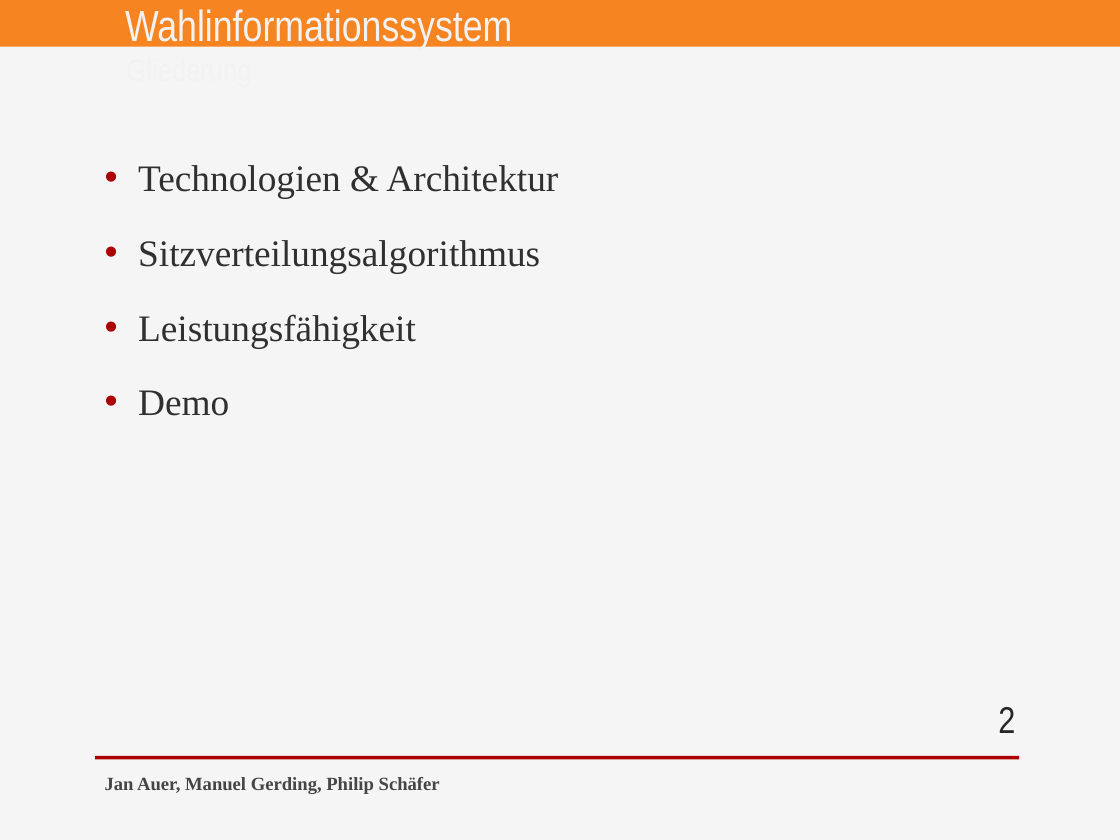
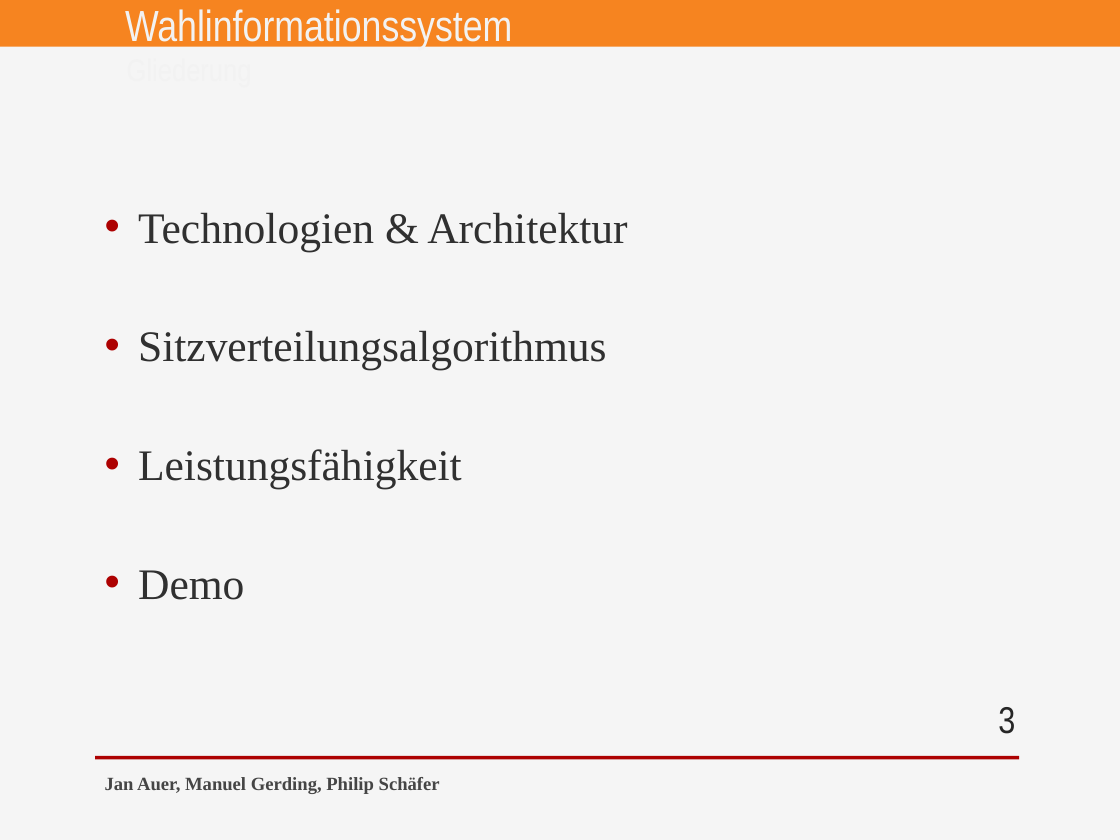
Before and after one commit to jan-auer/bundestag, a slide deck: slide 3 of docs/presentation.pptx (slide 2 before the commit). Drawn at 1120x840 pixels with LibreOffice and Linux fonts; fonts in the diff are those of the drawing; background and template pictures are left out. Boxes give left, top, right and bottom in pixels: in the first picture for what was removed or moved away, otherwise in the second. Text is boxed around its words. In the diff, an @@ line names an element or a change of style, - is before the commit and + after.

```diff
--- a/docs/presentation.pptx
+++ b/docs/presentation.pptx
@@ text "Technologien & Architektur": place and size @@
-text "Technologien & Architektur" at <box>138,165,558,416</box>
+text "Technologien & Architektur" at <box>138,212,627,600</box>
@@ text "Technologien & Architektur" at <box>138,212,627,600</box>: size 24 to 28 pt; line spacing 1.5 to 1.2; more space between paragraphs @@
@@ page number at <box>998,707,1015,734</box>: text changed @@
-2
+3
```
Also in this commit, not shown: 4 other slides changed, 2 slides added.
